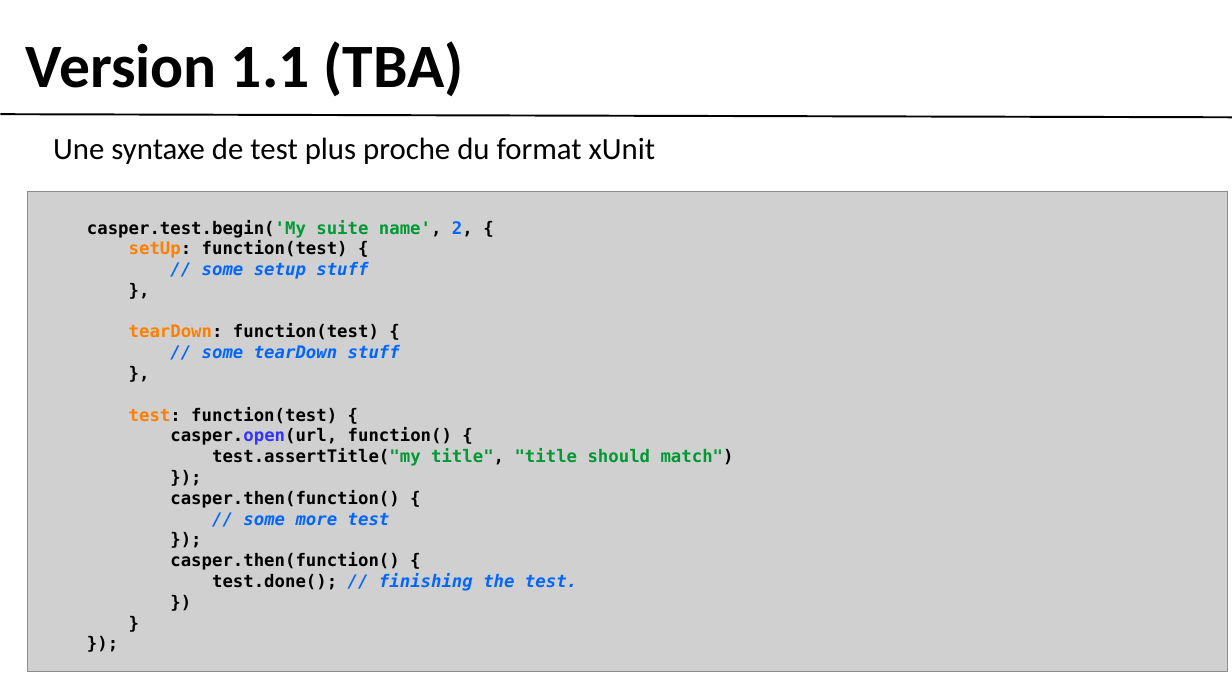
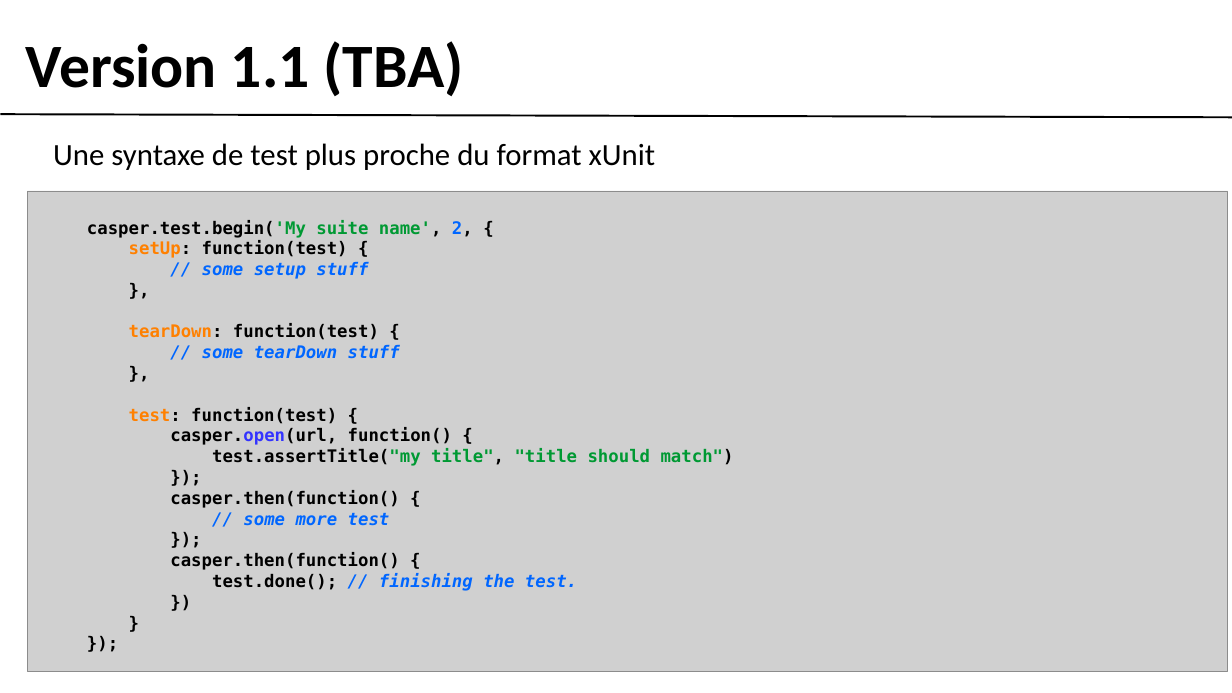
Before and after one commit to gobengo/devoxx-panorama-js-testing, a slide deck: slide 8 of doc/casper_part.ppt. Drawn at 1232x693 pixels with LibreOffice and Linux fonts; fonts in the diff are those of the drawing; grey boxes stand for pictures; background and template pictures are left out. Boxes give left, top, right and bottom in pixels: in the first picture for what was removed or moved away, otherwise in the second. Text is boxed around its words. In the diff, an @@ line names an element or a change of style, - is before the commit and + after.

```diff
--- a/doc/casper_part.ppt
+++ b/doc/casper_part.ppt
@@ text "Une syntaxe de test plus ...": place and size @@
-text "Une syntaxe de test plus ..." at <box>53,137,656,164</box>
+text "Une syntaxe de test plus ..." at <box>53,143,656,170</box>
```
Also in this commit, not shown: 2 other slides changed, 1 other file.
